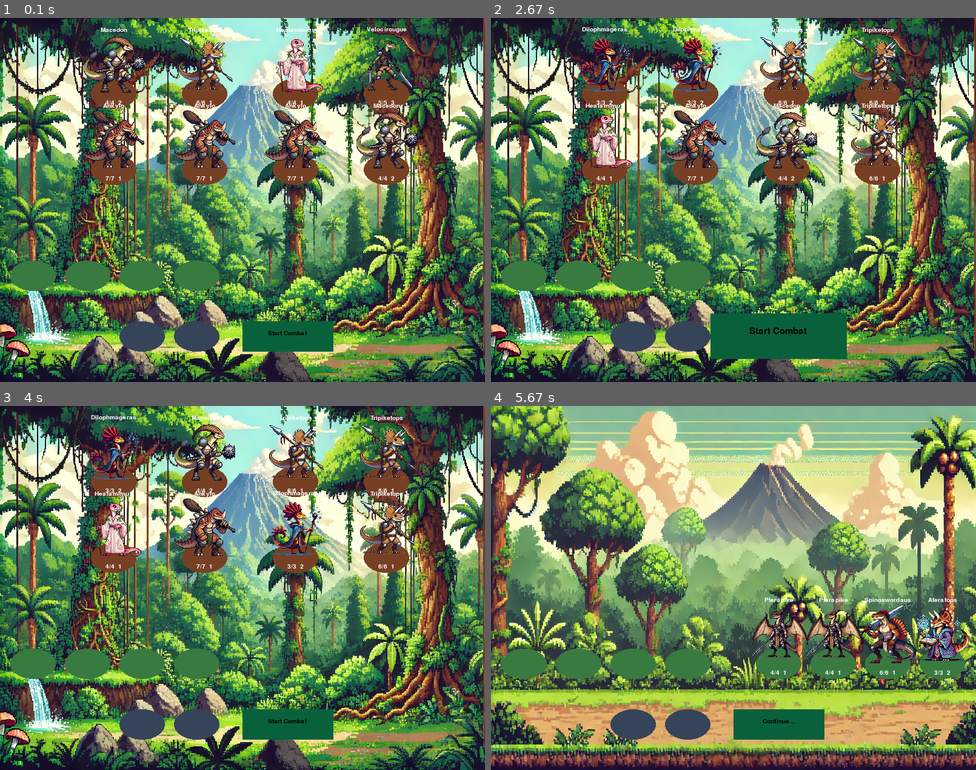
Above: before the commit, frames 1-4 (two rows, left to right).
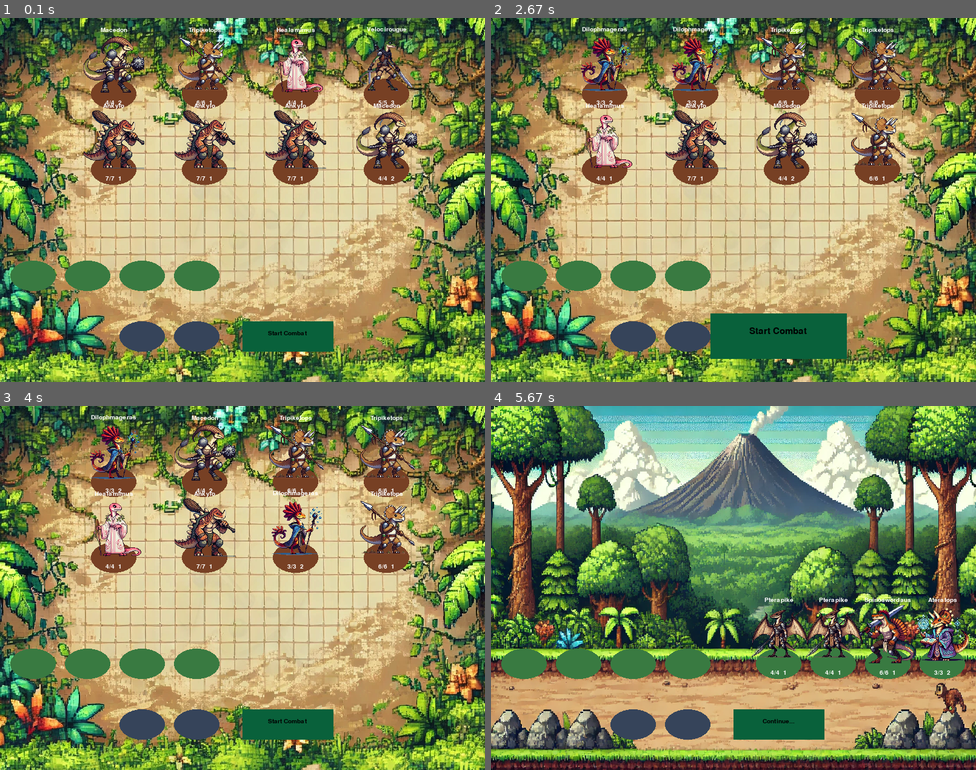
Above: after the commit, the same moments.

Repository: ENorell/RogueTroupe
Game: pygame game, started from main.py
The game is run twice, just before and just after one commit, with the same random seed, the same clock (stepped at 60 frames per second) and the same inputs.
Inputs (mouse positions are in pixels of both pictures, inside the frame that each line leads up to):
- Up to frame 1 (0.1 s): no input
- Up to frame 2 (2.67 s): click "Start Combat" at 0.38 s; click "Continue..." at 0.72 s; press the mouse at (777, 338) at 1.03 s; move the mouse to (723, 229) at 1.13 s; release the mouse at (665, 123) at 1.27 s; click "Continue..." at 2.38 s
- Up to frame 3 (4 s): press the mouse at (295, 558) at 2.7 s; move the mouse to (247, 515) at 2.8 s; release the mouse at (198, 471) at 2.93 s; press the mouse at (87, 664) at 3.03 s; move the mouse to (145, 642) at 3.13 s; release the mouse at (198, 624) at 3.27 s; press the mouse at (140, 664) at 3.37 s; move the mouse to (106, 573) at 3.47 s; release the mouse at (77, 478) at 3.6 s; press the mouse at (87, 664) at 3.7 s; move the mouse to (160, 646) at 3.8 s; release the mouse at (232, 631) at 3.93 s
- Up to frame 4 (5.67 s): press the mouse at (786, 482) at 4.03 s; move the mouse to (845, 478) at 4.13 s; release the mouse at (908, 475) at 4.27 s; press the mouse at (685, 726) at 4.37 s; move the mouse to (621, 675) at 4.47 s; release the mouse at (558, 624) at 4.6 s; press the mouse at (786, 558) at 4.7 s; move the mouse to (733, 598) at 4.8 s; release the mouse at (680, 638) at 4.93 s; press the mouse at (631, 664) at 5.03 s; move the mouse to (709, 693) at 5.13 s; release the mouse at (782, 722) at 5.27 s; press the mouse at (879, 482) at 5.37 s; move the mouse to (801, 497) at 5.47 s; release the mouse at (723, 511) at 5.6 s

The runs differ from the first frame. In frame 1, 82% of the frame differs, in the area x 0-100%, y 0-100%; in frame 2, 80%; in frame 3, 82%; in frame 4, 83%.

Commit message:
shop image

Diff:
--- a/renderer.py
+++ b/renderer.py
@@ -10,8 +10,8 @@
 
 
 BACKGROUND_IMAGE_PATHS: Final[dict] = {
-    'SHOP': 'assets/backgrounds/jungle.webp',
-    'PREPARATION': 'assets/backgrounds/jungle2.webp',
+    'SHOP': 'assets/backgrounds/shop_jungle.webp',
+    'PREPARATION': 'assets/backgrounds/combat_jungle.webp', #Will this just be same as combat?
     'COMBAT': 'assets/backgrounds/combat_jungle.webp'
 }
 
